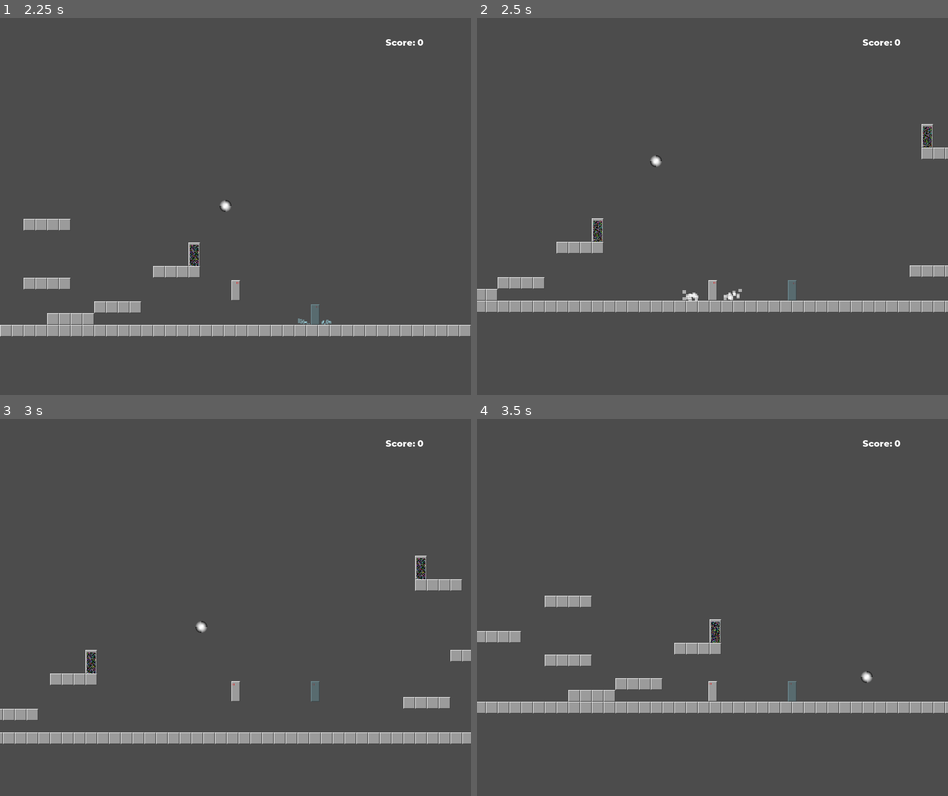
Above: before the commit, frames 1-4 (two rows, left to right).
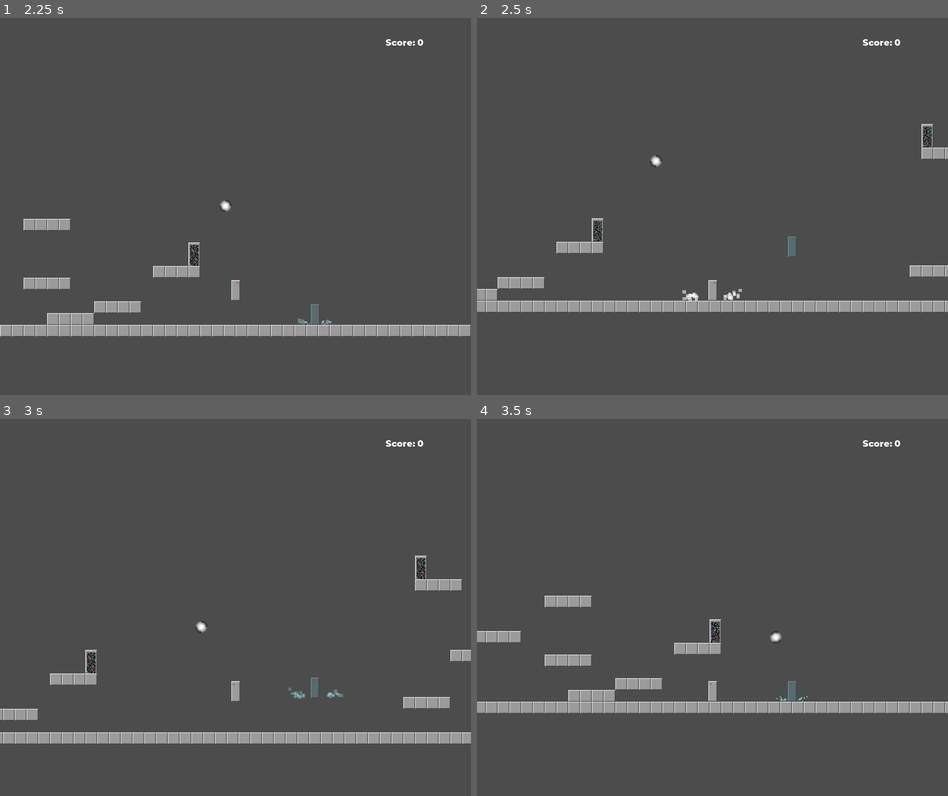
Above: after the commit, the same moments.

Repository: aes/yap
Game: Godot game, scene res://src/ui/MainMenu.tscn
Same seed, same stepped clock (60 frames per second), same inputs: the game is played once before the commit and once after it. The engine's default icon, where the game draws it, is replaced by a stand-in: a white triangle on a blue panel in a dark square.
Inputs:
- Up to frame 1 (2.25 s): click "Start!" at 0.5 s; tap Enter at 1.25 s; hold D (move_right) from 1.28 s (still down); tap W (jump) at 1.35, 1.52, 1.82 s; tap J (interact) at 2.1 s
- Up to frame 2 (2.5 s): keep holding D (move_right); tap W (jump) at 2.27, 2.3 s
- Up to frame 3 (3 s): tap W (jump) at 2.57, 2.85 s; release D (move_right) at 2.78 s; hold A (move_left) from 2.78 s (still down)
- Up to frame 4 (3.5 s): keep holding A (move_left)

Frame 1 is identical in both runs. In frame 2, 0.2% of the frame differs, in the area x 66-68%, y 57-75%; in frame 3, 0.1%; in frame 4, 0.1%.

Commit message:
Fix jump check for ghost

Diff:
--- a/src/actors/Player.gd
+++ b/src/actors/Player.gd
@@ -12,16 +12,16 @@
 func _physics_process(_delta: float) -> void:
 	direction = get_direction()
 
-	if direction.y < 0 and can_jump():
+	var jumping = direction.y < 0 and can_jump()
+
+	if jumping:
 		_jump()
-	else:
-		direction.y = 0
 
-	var snap: = Vector2.DOWN * 60.0 if direction.y == 0.0 else Vector2.ZERO
+	var snap: = Vector2.DOWN * 60.0 if not jumping else Vector2.ZERO
 
 	_velocity = Vector2(
 		speed.x * direction.x,
-		speed.y * direction.y if direction.y != 0 else _velocity.y
+		speed.y * direction.y if jumping else _velocity.y
 	)
 
 	_velocity = move_and_slide_with_snap(
